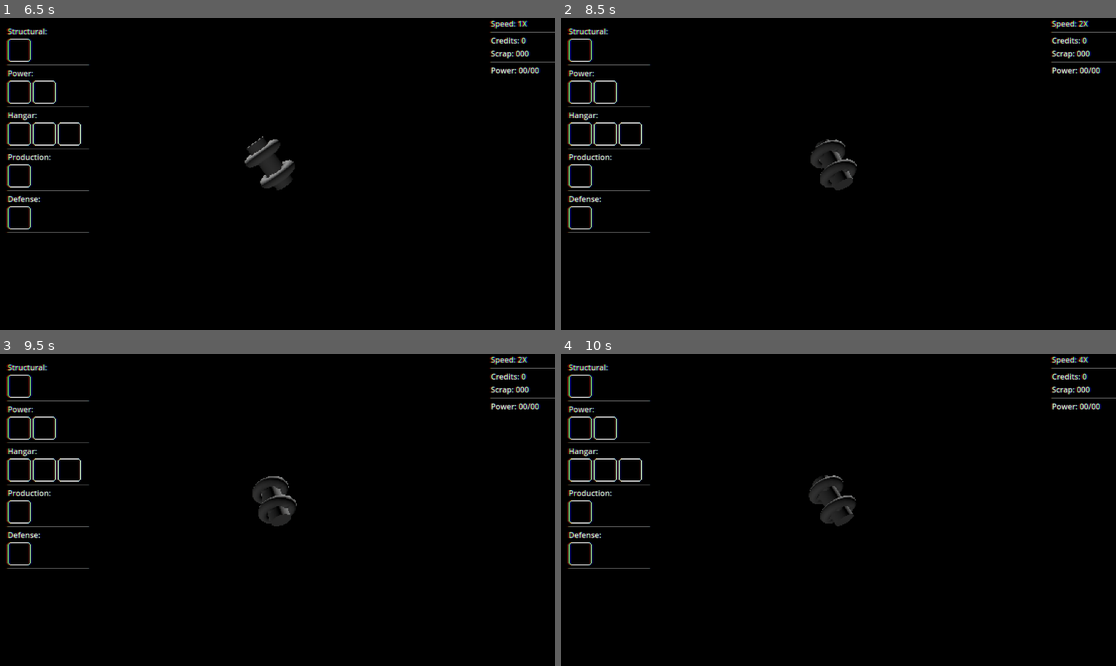
Above: before the commit, frames 1-4 (two rows, left to right).
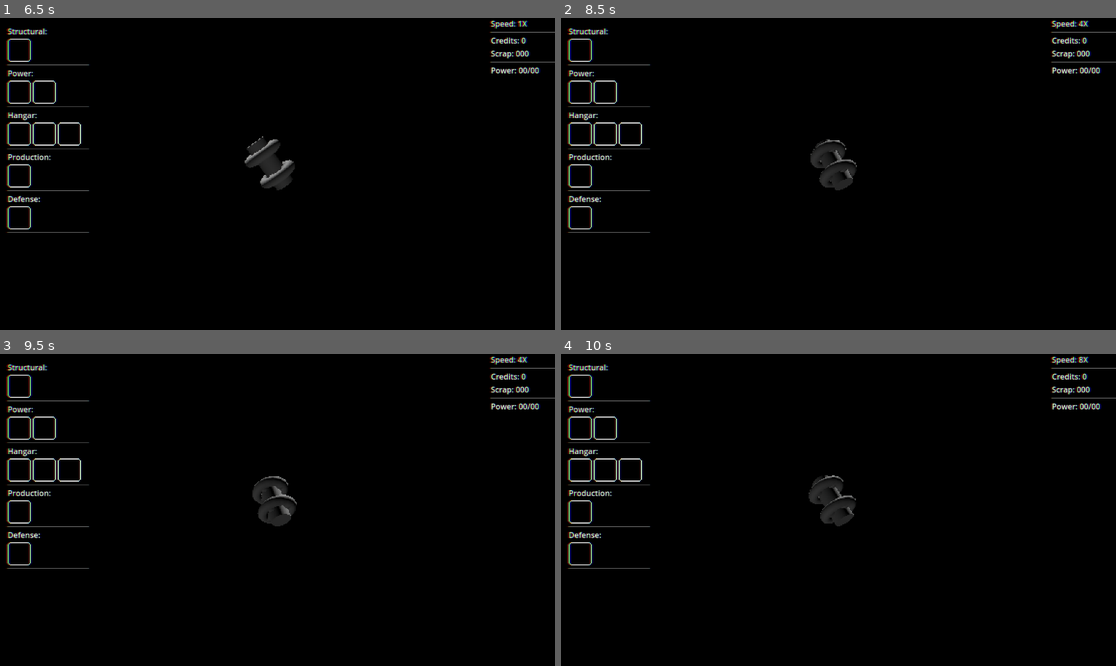
Above: after the commit, the same moments.

Repository: pjimenez1502/SpaceBoard
Game: Godot game, scene res://Components/Game/GAME.tscn
The game is run twice, just before and just after one commit, with the same random seed, the same clock (stepped at 60 frames per second) and the same inputs.
Inputs (mouse positions are in pixels of both pictures, inside the frame that each line leads up to):
- Up to frame 1 (6.5 s): click "Start" at 0.5 s; click (16, 49) at 1.25 s; click (16, 92) at 2 s; click (44, 92) at 2.75 s; click (16, 133) at 3.5 s; click (44, 133) at 4.25 s; click (66, 133) at 5 s; click (16, 177) at 5.77 s
- Up to frame 2 (8.5 s): tap Enter at 6.5 s; move the mouse to (960, 158) at 6.52 s; hold D (rotate_right) 6.53-7.25 s; hold Page Up (SimSpeedToggle) 6.53-7.25 s; click (960, 158) at 6.67 s; tap 1 (Speed 1, bound only after the commit) at 6.8 s; drag from (727, 189) to (810, 236) at 7.27 s; tap Space (Pause, bound only after the commit) at 8 s; move the mouse to (894, 105) at 8.02 s; hold D (rotate_right) from 8.03 s (still down); hold 2 (Speed 2, bound only after the commit) from 8.03 s (still down); tap 3 (Speed 3, bound only after the commit) at 8.3 s
- Up to frame 3 (9.5 s): release D (rotate_right) at 8.75 s; release 2 (Speed 2, bound only after the commit) at 8.75 s; drag from (249, 572) to (111, 463) at 8.77 s
- Up to frame 4 (10 s): tap Enter at 9.5 s; move the mouse to (1005, 556) at 9.52 s; hold A (rotate_left) from 9.53 s (still down); hold 4 (Speed 4, bound only after the commit) from 9.53 s (still down); tap Page Up (SimSpeedToggle) at 9.8 s

Frame 1 is identical in both runs. In frame 2, less than 0.1% of the frame differs, in the area x 44-95%, y 0-55%; in frame 3, less than 0.1%; in frame 4, less than 0.1%.

Commit message:
Pause and sim speed control

Diff:
--- a/Components/Station/debug_resources.gd
+++ b/Components/Station/debug_resources.gd
@@ -29,6 +29,9 @@
 	power.text = "Power: %d/%d" % [power_used, power_generated]
 
 func update_simspeed(simspeed: int) -> void:
+	if simspeed == 0:
+		sim_speed.text = "Speed: Paused"
+		return
 	sim_speed.text = "Speed: %dX" % simspeed
 
 func request_update() -> void:
--- /dev/null
+++ b/Components/Station/station.gd
@@ -0,0 +1,6 @@
+extends Node3D
+
+@export var rotation_speed : float = 0.2
+
+func _physics_process(delta: float) -> void:
+	rotate_object_local(Vector3.UP, rotation_speed * delta)
--- a/Components/Station/station_scene.gd
+++ b/Components/Station/station_scene.gd
@@ -2,8 +2,3 @@
 class_name StationScene
 
 @onready var station_slot: Node3D = %Station
-
-@export var rotation_speed : float = 0.2
-
-func _physics_process(delta: float) -> void:
-	station_slot.rotate_object_local(Vector3.UP, rotation_speed * delta)
--- a/Components/Station/station_scene.tscn
+++ b/Components/Station/station_scene.tscn
@@ -1,7 +1,8 @@
-[gd_scene load_steps=11 format=3 uid="uid://cjqgf73smtn4y"]
+[gd_scene load_steps=12 format=3 uid="uid://cjqgf73smtn4y"]
 
 [ext_resource type="Shader" uid="uid://capyldf343kln" path="res://Shader/Edge Detection.gdshader" id="1_3jfne"]
 [ext_resource type="Script" uid="uid://whmuc02c17w6" path="res://Components/Station/station_scene.gd" id="1_qot31"]
+[ext_resource type="Script" uid="uid://daloi2hy7hm0e" path="res://Components/Station/station.gd" id="2_o1uw3"]
 [ext_resource type="Script" uid="uid://jjdn75ju5cku" path="res://Components/Station/camera_pivot.gd" id="3_53pab"]
 [ext_resource type="Script" uid="uid://c1fm12tdgiak3" path="res://Components/Station/debug_resources.gd" id="4_ymya1"]
 [ext_resource type="Texture2D" uid="uid://beo4ycfrjkme4" path="res://UI/ButtonBorder.png" id="5_bkg3q"]
@@ -67,6 +68,7 @@
 [node name="Station" type="Node3D" parent="SubViewportContainer/SubViewport/Station Scene"]
 unique_name_in_owner = true
 transform = Transform3D(0.819152, -0.573576, 0, 0.554032, 0.79124, -0.258819, 0.148453, 0.212012, 0.965926, 0, 0, 0)
+script = ExtResource("2_o1uw3")
 
 [node name="WorldEnvironment" type="WorldEnvironment" parent="SubViewportContainer/SubViewport/Station Scene"]
 environment = SubResource("Environment_3jfne")
--- a/Components/_Global/Game_Director.gd
+++ b/Components/_Global/Game_Director.gd
@@ -9,14 +9,51 @@
 
 var sim_speeds : Array[int] = [1,2,4,8]
 var selected_simspeed_index : int = 1
-func loop_sim_speed() -> void:
-	selected_simspeed_index = (selected_simspeed_index + 1) % sim_speeds.size()
-	set_sim_speed(sim_speeds[selected_simspeed_index-1])
+
+#func loop_sim_speed() -> void:
+	#selected_simspeed_index = (selected_simspeed_index + 1) % sim_speeds.size()
+	#set_sim_speed(sim_speeds[selected_simspeed_index-1])
 
 func set_sim_speed(value: int) -> void:
 	Engine.time_scale = value
 	SIMSPEED_UPDATE.emit(Engine.time_scale)
 
+var paused: bool
+func pause_game(value: bool) -> void:
+	paused = value
+	set_pause_subtree(StationDirector.station, value)
+	if !value:
+		set_sim_speed(1)
+	if value:
+		SIMSPEED_UPDATE.emit(0)
+
+func set_pause_subtree(root: Node, pause: bool) -> void:
+	var process_setters: Array[String] = ["set_process",
+	"set_physics_process",
+	"set_process_input",
+	"set_process_unhandled_input",
+	"set_process_unhandled_key_input",
+	"set_process_shortcut_input",]
+
+	for setter: String in process_setters:
+		root.propagate_call(setter, [!pause])
+
 func _unhandled_input(event: InputEvent) -> void:
-	if event.is_action_pressed("SimSpeedToggle"):
-		loop_sim_speed()
+	#if event.is_action_pressed("SimSpeedToggle"):
+		#loop_sim_speed()
+
+	if event.is_action_pressed("Speed 1"):
+		pause_game(false)
+		set_sim_speed(sim_speeds[0])
+	if event.is_action_pressed("Speed 2"):
+		pause_game(false)
+		set_sim_speed(sim_speeds[1])
+	if event.is_action_pressed("Speed 3"):
+		pause_game(false)
+		set_sim_speed(sim_speeds[2])
+	if event.is_action_pressed("Speed 4"):
+		pause_game(false)
+		set_sim_speed(sim_speeds[3])
+
+	if event.is_action_pressed("Pause"):
+		pause_game(!paused)
--- a/project.godot
+++ b/project.godot
@@ -32,6 +32,17 @@
 
 [input]
 
+ui_accept={
+"deadzone": 0.5,
+"events": [Object(InputEventKey,"resource_local_to_scene":false,"resource_name":"","device":0,"window_id":0,"alt_pressed":false,"shift_pressed":false,"ctrl_pressed":false,"meta_pressed":false,"pressed":false,"keycode":4194309,"physical_keycode":0,"key_label":0,"unicode":0,"location":0,"echo":false,"script":null)
+, Object(InputEventKey,"resource_local_to_scene":false,"resource_name":"","device":0,"window_id":0,"alt_pressed":false,"shift_pressed":false,"ctrl_pressed":false,"meta_pressed":false,"pressed":false,"keycode":4194310,"physical_keycode":0,"key_label":0,"unicode":0,"location":0,"echo":false,"script":null)
+]
+}
+ui_select={
+"deadzone": 0.5,
+"events": [Object(InputEventJoypadButton,"resource_local_to_scene":false,"resource_name":"","device":0,"button_index":3,"pressure":0.0,"pressed":false,"script":null)
+]
+}
 SimSpeedToggle={
 "deadzone": 0.2,
 "events": [Object(InputEventKey,"resource_local_to_scene":false,"resource_name":"","device":-1,"window_id":0,"alt_press …(195 unchanged characters)…
@@ -47,6 +58,31 @@
 "events": [Object(InputEventKey,"resource_local_to_scene":false,"resource_name":"","device":-1,"window_id":0,"alt_press …(191 unchanged characters)…
 ]
 }
+"Speed 1"={
+"deadzone": 0.2,
+"events": [Object(InputEventKey,"resource_local_to_scene":false,"resource_name":"","device":-1,"window_id":0,"alt_pressed":false,"shift_pressed":false,"ctrl_pressed":false,"meta_pressed":false,"pressed":false,"keycode":0,"physical_keycode":49,"key_label":0,"unicode":49,"location":0,"echo":false,"script":null)
+]
+}
+"Speed 2"={
+"deadzone": 0.2,
+"events": [Object(InputEventKey,"resource_local_to_scene":false,"resource_name":"","device":-1,"window_id":0,"alt_pressed":false,"shift_pressed":false,"ctrl_pressed":false,"meta_pressed":false,"pressed":false,"keycode":0,"physical_keycode":50,"key_label":0,"unicode":50,"location":0,"echo":false,"script":null)
+]
+}
+"Speed 3"={
+"deadzone": 0.2,
+"events": [Object(InputEventKey,"resource_local_to_scene":false,"resource_name":"","device":-1,"window_id":0,"alt_pressed":false,"shift_pressed":false,"ctrl_pressed":false,"meta_pressed":false,"pressed":false,"keycode":0,"physical_keycode":51,"key_label":0,"unicode":51,"location":0,"echo":false,"script":null)
+]
+}
+"Speed 4"={
+"deadzone": 0.2,
+"events": [Object(InputEventKey,"resource_local_to_scene":false,"resource_name":"","device":-1,"window_id":0,"alt_pressed":false,"shift_pressed":false,"ctrl_pressed":false,"meta_pressed":false,"pressed":false,"keycode":0,"physical_keycode":52,"key_label":0,"unicode":52,"location":0,"echo":false,"script":null)
+]
+}
+Pause={
+"deadzone": 0.2,
+"events": [Object(InputEventKey,"resource_local_to_scene":false,"resource_name":"","device":-1,"window_id":0,"alt_pressed":false,"shift_pressed":false,"ctrl_pressed":false,"meta_pressed":false,"pressed":false,"keycode":0,"physical_keycode":32,"key_label":0,"unicode":32,"location":0,"echo":false,"script":null)
+]
+}
 
 [rendering]
 
Not shown, added: Components/Station/station.gd.uid
